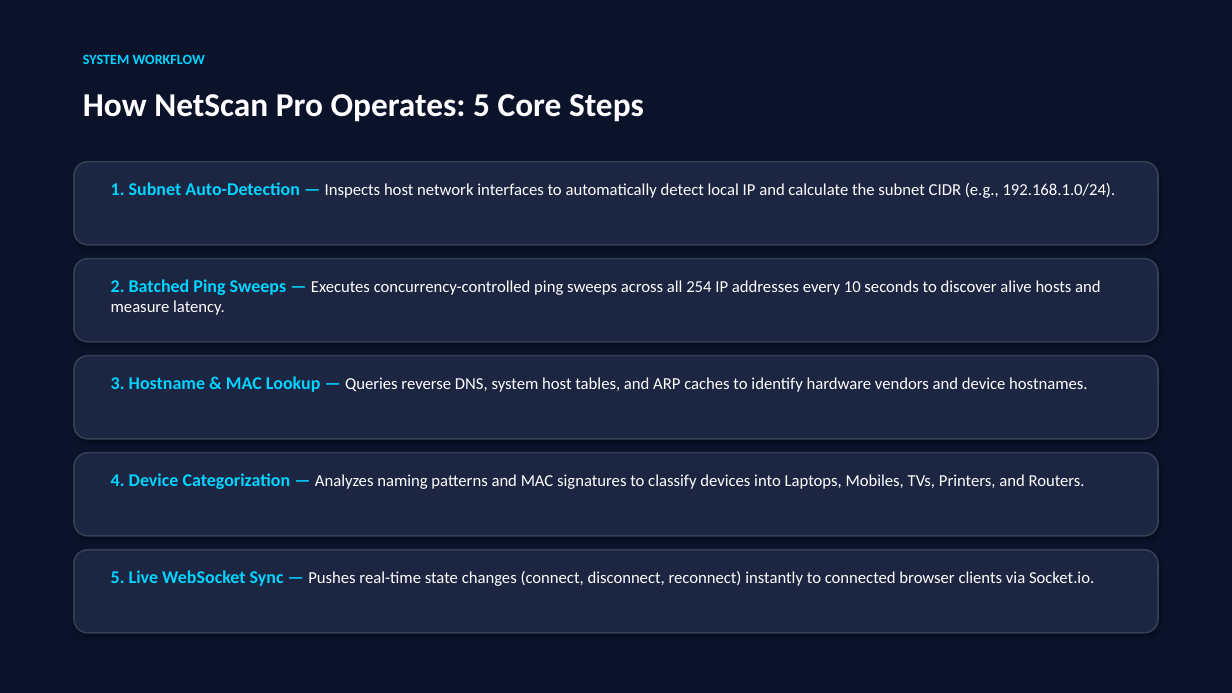
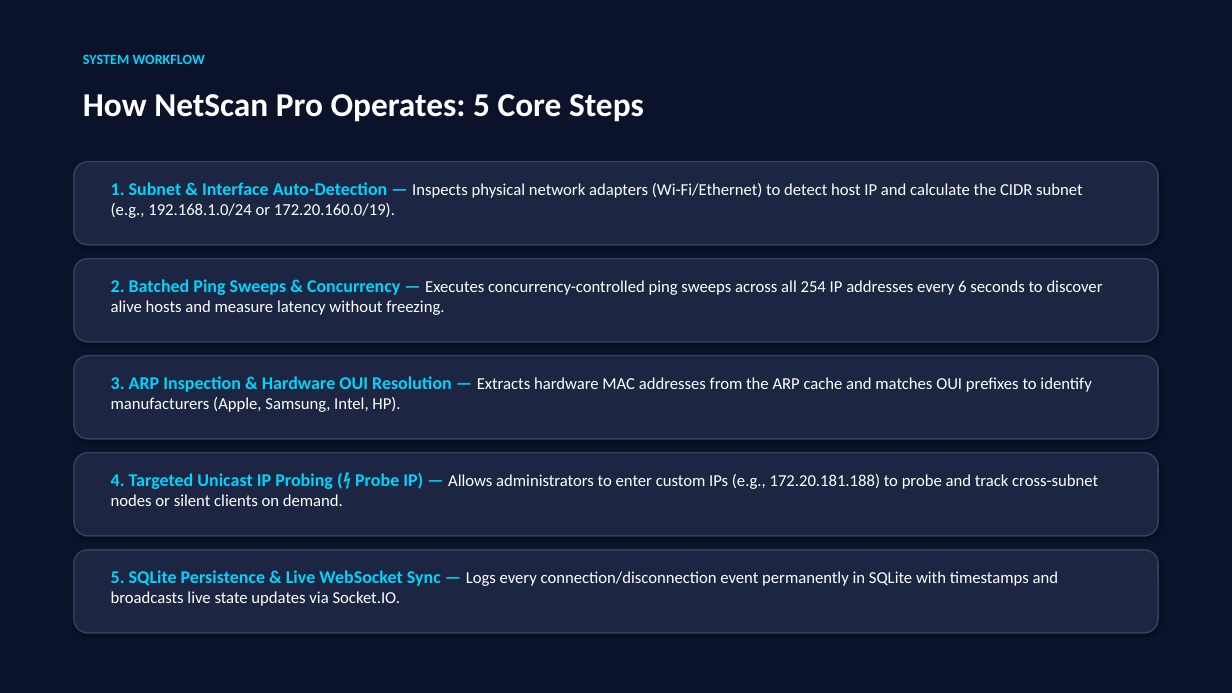
Before and after one commit to MinhaRasheed/Scanner, a slide deck: slide 3 of NetScan_Pro_Presentation.pptx. Drawn at 1232x693 pixels with LibreOffice and Linux fonts; fonts in the diff are those of the drawing. Boxes give left, top, right and bottom in pixels: in the first picture for what was removed or moved away, otherwise in the second. Text is boxed around its words. In the diff, an @@ line names an element or a change of style, - is before the commit and + after.

Commit message:
docs: update presentation slides with Probe IP, OUI vendor recognition, and DB history

```diff
--- a/NetScan_Pro_Presentation.pptx
+++ b/NetScan_Pro_Presentation.pptx
@@ text at [111, 182, 1082, 218]: text changed @@
-1. Subnet Auto-Detection — Inspects host network interfaces to automatically detect local IP and calculate the subnet CIDR (e.g., 192.168.1.0/24).
+1. Subnet & Interface Auto-Detection — Inspects physical network adapters (Wi-Fi/Ethernet) to detect host IP and calculate the CIDR subnet (e.g., 192.168.1.0/24 or 172.20.160.0/19).
@@ text at [111, 279, 1103, 315]: text changed @@
-2. Batched Ping Sweeps — Executes concurrency-controlled ping sweeps across all 254 IP addresses every 10 seconds to discover alive hosts and measure latency.
+2. Batched Ping Sweeps & Concurrency — Executes concurrency-controlled ping sweeps across all 254 IP addresses every 6 seconds to discover alive hosts and measure latency without freezing.
@@ text at [111, 376, 1091, 412]: text changed @@
-3. Hostname & MAC Lookup — Queries reverse DNS, system host tables, and ARP caches to identify hardware vendors and device hostnames.
+3. ARP Inspection & Hardware OUI Resolution — Extracts hardware MAC addresses from the ARP cache and matches OUI prefixes to identify manufacturers (Apple, Samsung, Intel, HP).
@@ text at [111, 473, 1098, 506]: text changed @@
-4. Device Categorization — Analyzes naming patterns and MAC signatures to classify devices into Laptops, Mobiles, TVs, Printers, and Routers.
+4. Targeted Unicast IP Probing (⚡ Probe IP) — Allows administrators to enter custom IPs (e.g., 172.20.181.188) to probe and track cross-subnet nodes or silent clients on demand.
@@ text at [111, 570, 1058, 606]: text changed @@
-5. Live WebSocket Sync — Pushes real-time state changes (connect, disconnect, reconnect) instantly to connected browser clients via Socket.io.
+5. SQLite Persistence & Live WebSocket Sync — Logs every connection/disconnection event permanently in SQLite with timestamps and broadcasts live state updates via Socket.IO.
```
Also in this commit, not shown: 2 other slides changed, 2 other files.
